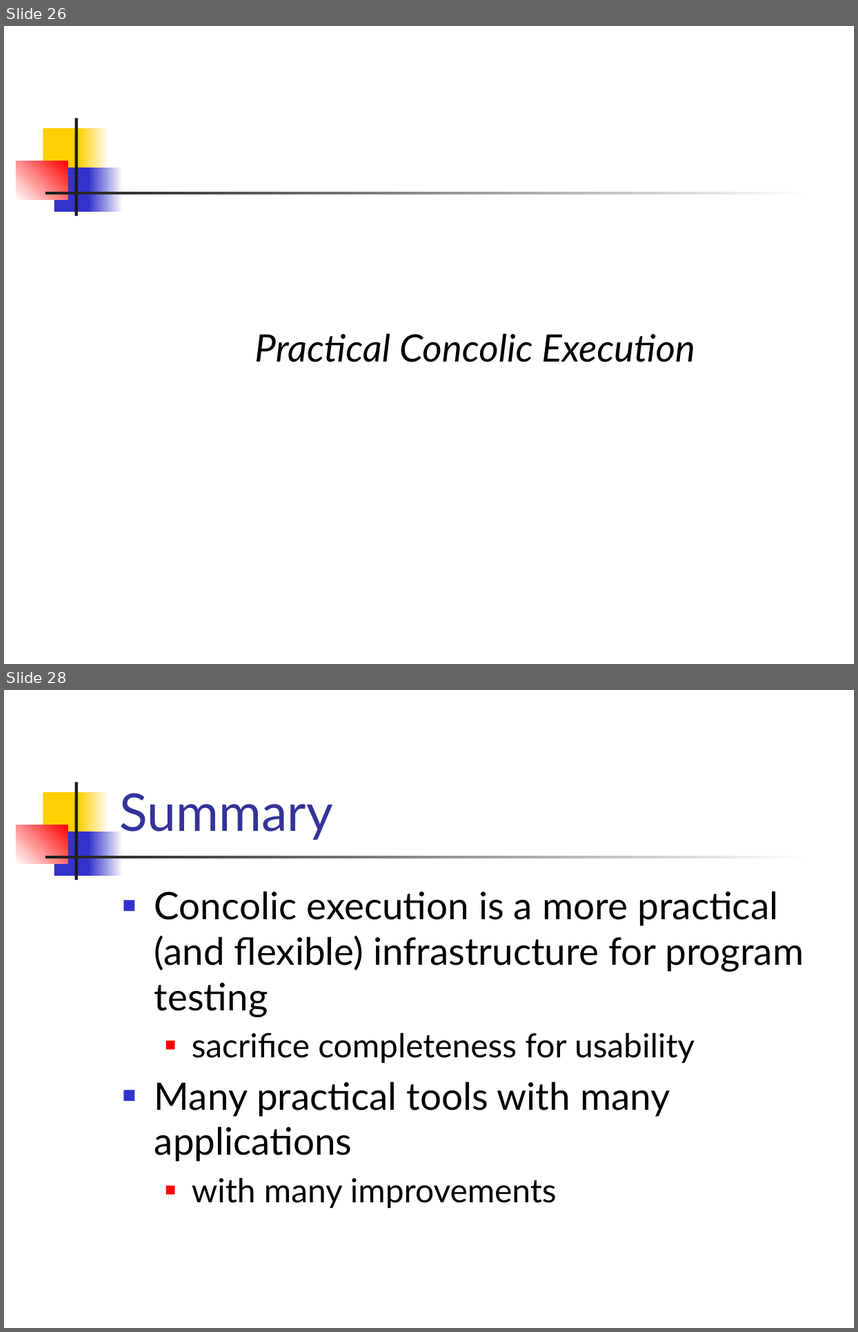
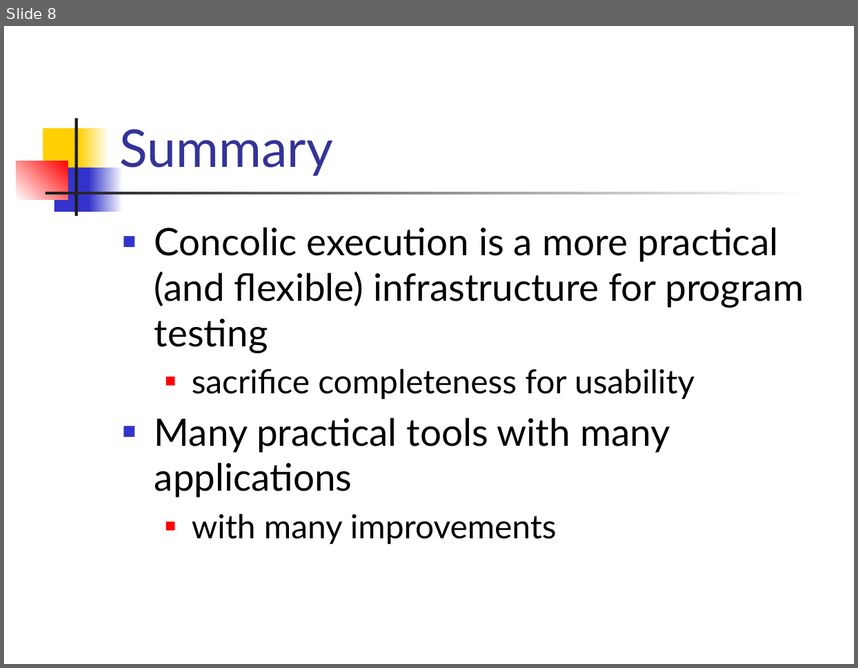
Before and after one commit to csslab-ustc/csslab-ustc.github.io, a slide deck: courses/theory/slides/lec17-concolic.pptx. Shown one above the other, each under a label of ours: slides 26 and 28 before the commit, slide 8 after it; the slides between them are not shown. The pictures are 858x1332 and 858x668 pixels, drawn with LibreOffice and Linux fonts; fonts in the diff are those of the drawing. Boxes give left, top, right and bottom in pixels: in the first picture for what was removed or moved away, otherwise in the second. Text is boxed around its words. In the diff, an @@ line names an element or a change of style, - is before the commit and + after.

```diff
--- a/courses/theory/slides/lec17-concolic.pptx
+++ b/courses/theory/slides/lec17-concolic.pptx
@@ slide 26 removed at (4,26,854,664), background #FFFFFF; not listed: 7 template elements that a slide beside it also shows @@
@@ text removed at (254,333,695,362) @@
-Practical Concolic Execution
@@ what was slide 28 is now slide 8 @@
```
Also in this commit, not shown: 19 other slides removed.
